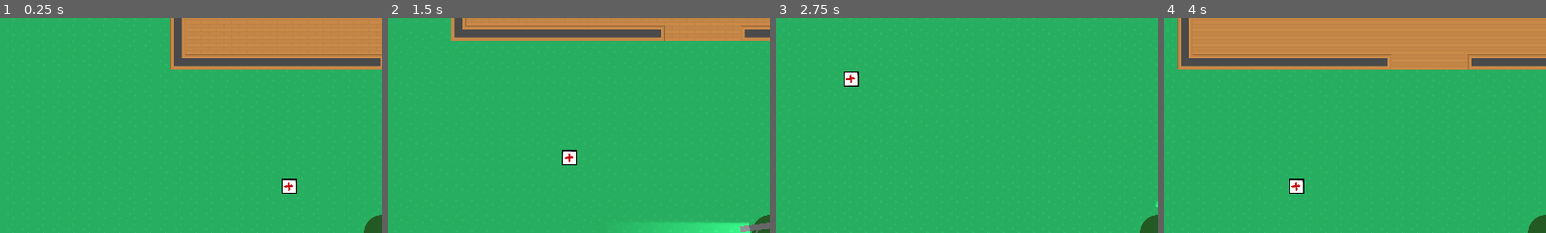
Above: before the commit, frames 1-4 (left to right).
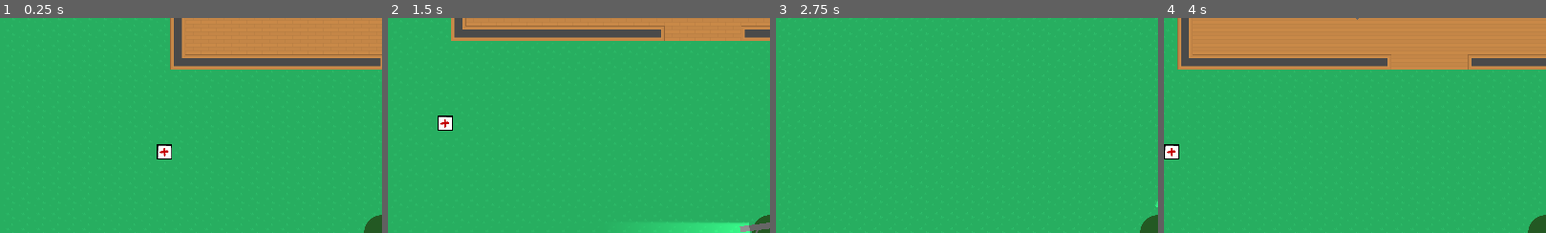
Above: after the commit, the same moments.

Repository: Berkybroon/project-nauvoo
Game: Godot game, scene res://main.tscn
Two runs of this game, one before a commit and one after it. Both use one fixed random seed, a clock stepped at 60 frames per second and the inputs below.
Inputs (mouse positions are % of the whole screen's width and height, from its top left):
- Up to frame 1 (0.25 s): no input
- Up to frame 2 (1.5 s): tap Enter at 0.5 s; move the mouse to (72, 45) at 0.52 s; hold D (move_right) 0.53-1.28 s; click (72, 45) at 0.6 s; move the mouse to (30, 55) at 1.27 s; hold S (move_down) from 1.28 s (still down); tap T (mag_check) at 1.35 s
- Up to frame 3 (2.75 s): move the mouse to (60, 28) at 2.02 s; release S (move_down) at 2.03 s; hold D (move_right) from 2.03 s (still down); tap Shift (sprint) at 2.1 s
- Up to frame 4 (4 s): move the mouse to (45, 70) at 2.77 s; release D (move_right) at 2.78 s; hold W (move_up) 2.78-3.53 s; click (45, 70) at 2.85 s; move the mouse to (80, 65) at 3.52 s; hold Left (move_left) from 3.53 s (still down); hold T (mag_check) from 3.53 s (still down)
The pictures show only the part of the screen within x 0-50%, y 0-50%; the shares and areas given below are measured in that part.

The runs differ from the first frame. In frame 1, 0.6% of the frame differs, in the area x 41-78%, y 58-82%; in frame 2, 0.6%; in frame 3, 0.3%; in frame 4, 0.6%, in the area x 0-51%, y 0-82%.
Error before the commit: Invalid operands 'Vector2' and 'Nil' in operator '*'. (res://enemy.gd:35)

Commit message:
made enemies drop medkits

Diff:
--- a/enemy.gd
+++ b/enemy.gd
@@ -77,7 +77,20 @@
 func die():
 	print("gottem")
 	generate_item_drops()
-	queue_free()  # Remove the enemy from the scene
+	remove_from_scene()
 
 func generate_item_drops():
-	print("drop")
+	if healthpack_scene:
+			var healthpack_instance = healthpack_scene.instantiate()
+
+			# Position the bullet at the muzzle
+			var weapon_muzzle = get_node("WeaponSprite/PlayerMuzzle")
+			healthpack_instance.global_position = global_position
+
+			# Include physics here to "push" the item away from parent in random direction when "dropped"
+
+			# Spawn item
+			get_tree().get_current_scene().add_child(healthpack_instance)
+
+func remove_from_scene():
+	queue_free()
--- a/enemy_armed.gd
+++ b/enemy_armed.gd
@@ -1,4 +1,5 @@
 extends "res://enemy.gd"
+
 class_name EnemyArmed
 
 @export var bullet_scene: PackedScene
--- a/enemy_armed.tscn
+++ b/enemy_armed.tscn
@@ -1,10 +1,11 @@
-[gd_scene load_steps=16 format=3 uid="uid://dnj6mmjpjybtl"]
+[gd_scene load_steps=17 format=3 uid="uid://dnj6mmjpjybtl"]
 
 [ext_resource type="Texture2D" uid="uid://ba8gwd0swh56n" path="res://enemysprite_ph.png" id="1_0wake"]
 [ext_resource type="Script" path="res://enemy_armed.gd" id="1_pvddh"]
 [ext_resource type="PackedScene" uid="uid://c3udg015voibn" path="res://bullet.tscn" id="2_v001w"]
 [ext_resource type="Texture2D" uid="uid://c1chriiv11n4l" path="res://base_wep.png" id="2_xqypx"]
 [ext_resource type="Texture2D" uid="uid://ct0g3c271022n" path="res://base_wep_fire.png" id="3_s8vju"]
+[ext_resource type="PackedScene" uid="uid://culpao00slow3" path="res://health_pickup.tscn" id="3_wa1s5"]
 [ext_resource type="Script" path="res://state_machine.gd" id="5_bxe5l"]
 [ext_resource type="Script" path="res://idle.gd" id="6_6gmxe"]
 [ext_resource type="Script" path="res://random_timer.gd" id="7_w5ptc"]
@@ -41,14 +42,8 @@
 collision_mask = 3
 script = ExtResource("1_pvddh")
 bullet_scene = ExtResource("2_v001w")
-fire_cooldown = null
-bullet_speed = null
-rotation_speed = null
-wandering_speed = null
-chasing_speed = null
-angle_cone_of_vision = null
+healthpack_scene = ExtResource("3_wa1s5")
 max_vision_distance = 500
-angle_between_rays = null
 
 [node name="Sprite2D" type="Sprite2D" parent="."]
 texture = ExtResource("1_0wake")
--- a/health_pickup.tscn
+++ b/health_pickup.tscn
@@ -9,6 +9,8 @@
 [node name="HealthPickup" type="RigidBody2D"]
 collision_layer = 64
 collision_mask = 3
+gravity_scale = 0.0
+linear_damp = 5.0
 script = ExtResource("1_w4v7c")
 
 [node name="Sprite2D" type="Sprite2D" parent="."]
--- a/main.tscn
+++ b/main.tscn
@@ -793,6 +793,4 @@
 scale = Vector2(2, 1.978)
 
 [node name="HealthPickup" parent="." instance=ExtResource("4_6nni5")]
-position = Vector2(987, 310)
-gravity_scale = 0.0
-linear_damp = 6.0
+position = Vector2(466, 166)
